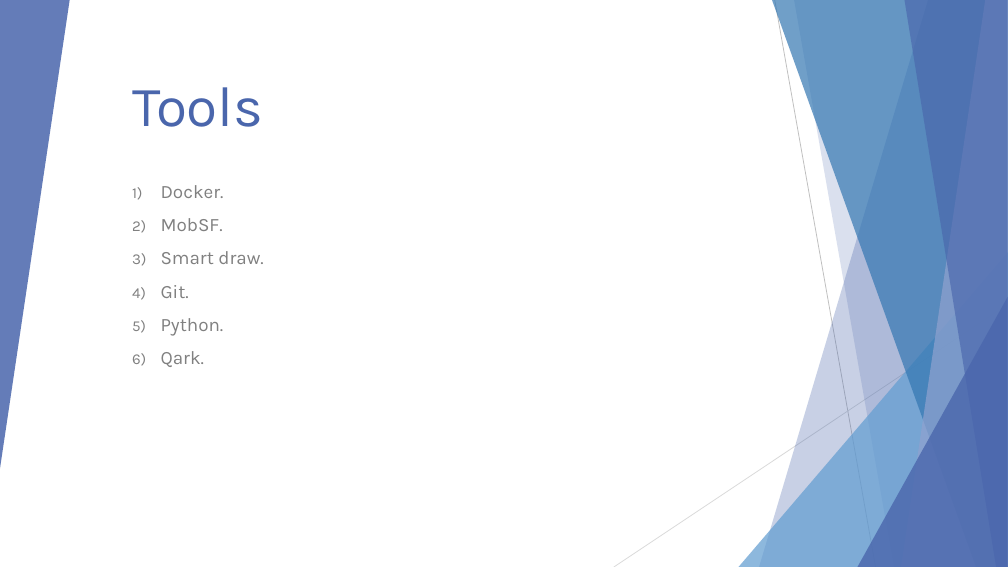
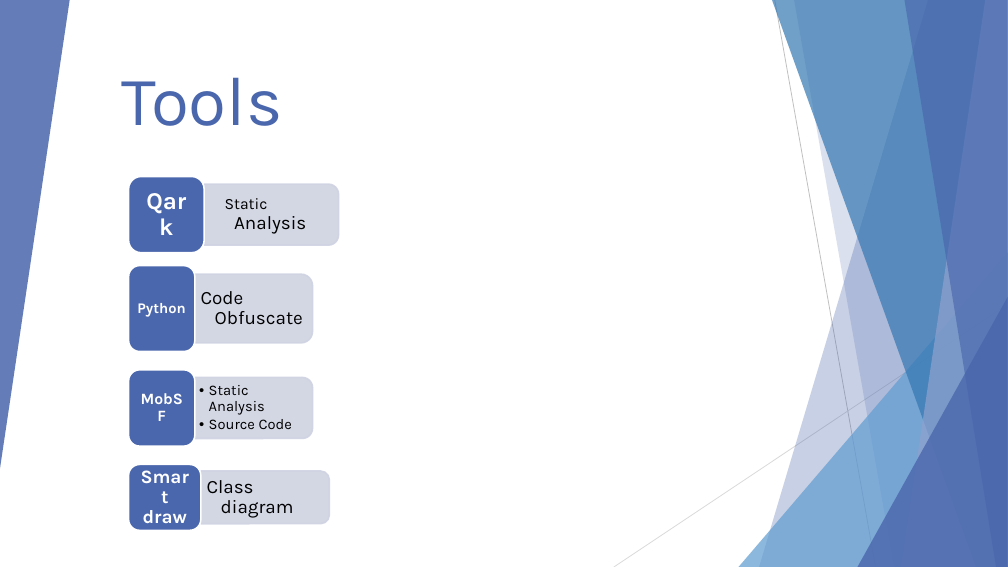
Before and after one commit to AhmedSaudA/Workshop-01-CS392-03-171, a slide deck: slide 5 of Workshop-01-CS392-03-171.pptx. Drawn at 1008x567 pixels with LibreOffice and Linux fonts; fonts in the diff are those of the drawing. Boxes give left, top, right and bottom in pixels: in the first picture for what was removed or moved away, otherwise in the second. Text is boxed around its words. In the diff, an @@ line names an element or a change of style, - is before the commit and + after.

```diff
--- a/Workshop-01-CS392-03-171.pptx
+++ b/Workshop-01-CS392-03-171.pptx
@@ title "Tools": place and size @@
-title "Tools" at (132,87,263,127)
+title "Tools" at (122,77,283,126)
@@ title "Tools" at (122,77,283,126): size 54 to 66 pt; alignment left to centre @@
@@ group added at (129,176,339,253): 2 texts, 1 round same rect, 1 rounded rectangle @@
+  Static Analysis
+Qark
@@ subtitle removed at (161,185,263,367) @@
-1) Docker.
-2) MobSF.
-3) Smart draw.
-4) Git.
-5) Python.
-6) Qark.
@@ group added at (129,265,313,352): 2 texts, 1 round same rect, 1 rounded rectangle @@
+  Code Obfuscate
+Python
@@ group added at (129,370,313,446): 2 texts, 1 round same rect, 1 rounded rectangle @@
+  • Static Analysis
+  • Source Code
+MobSF
@@ group added at (129,464,330,530): 2 texts, 1 round same rect, 1 rounded rectangle @@
+  Class diagram
+Smart draw
```
Also in this commit, not shown: 10 other slides changed, 14 slides added, 24 slides removed.
